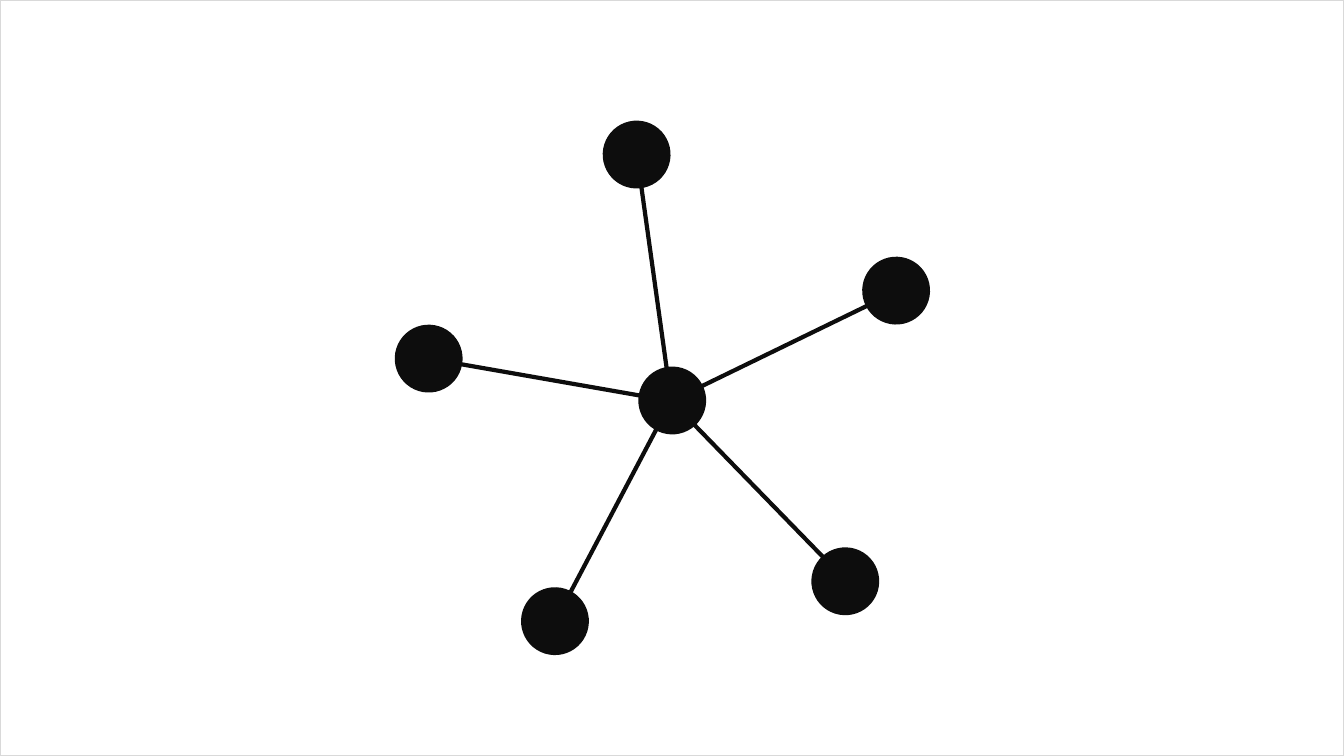
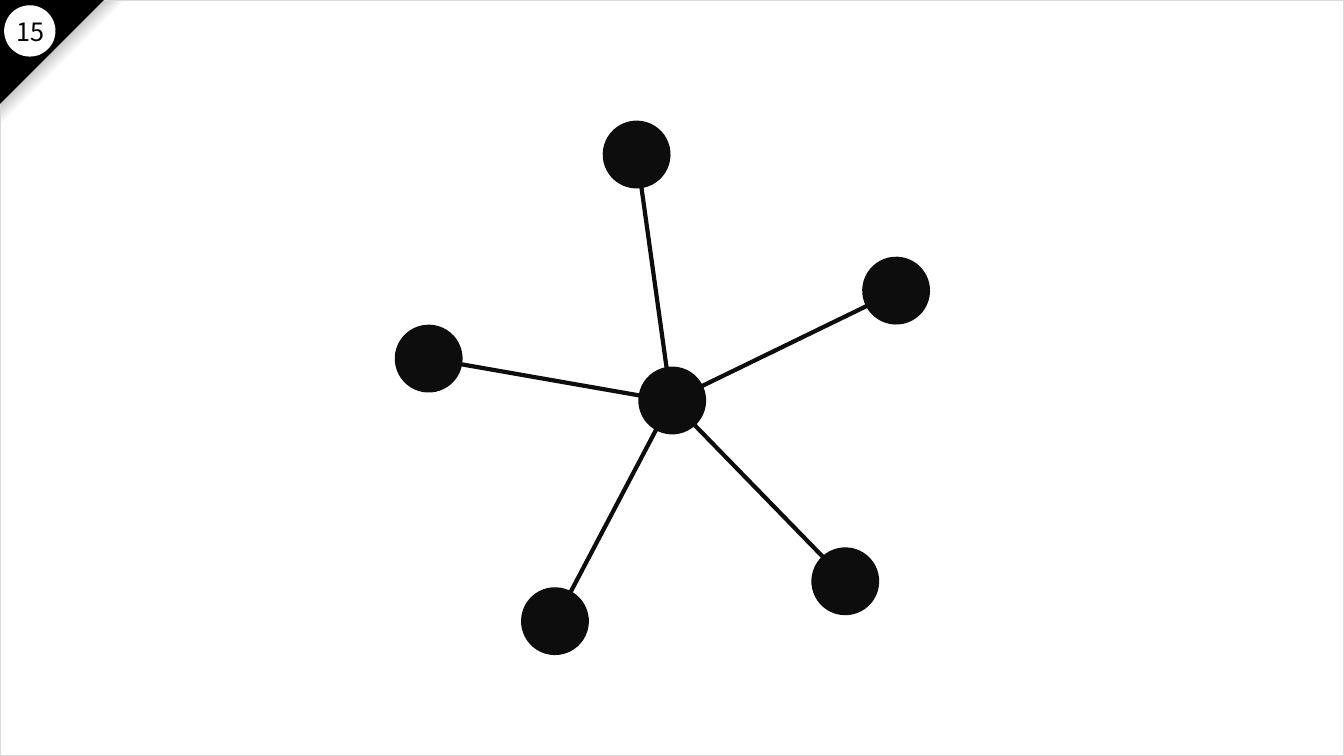
Before and after one commit to nakayama-kazuki/2021, a slide deck: slide 92 of pptx/power-punch-v2.pptx. Drawn at 1344x756 pixels with LibreOffice and Linux fonts; fonts in the diff are those of the drawing. Boxes give left, top, right and bottom in pixels: in the first picture for what was removed or moved away, otherwise in the second. Text is boxed around its words. In the diff, an @@ line names an element or a change of style, - is before the commit and + after.

```diff
--- a/pptx/power-punch-v2.pptx
+++ b/pptx/power-punch-v2.pptx
@@ right triangle added at [0, 0, 103, 103], fill #000000, outline #000000 1 pt @@
@@ right triangle added at [1, 1, 125, 125], fill gradient #FFFFFF to #808080 to #000000 @@
@@ ellipse added at [5, 6, 55, 56], fill #FFFFFF, outline #FFFFFF 1 pt @@
@@ text added at [16, 22, 44, 42], 18 pt, text #000000 @@
+15
```
Also in this commit, not shown: 100 other slides changed, 34 slides added, 34 slides removed.
